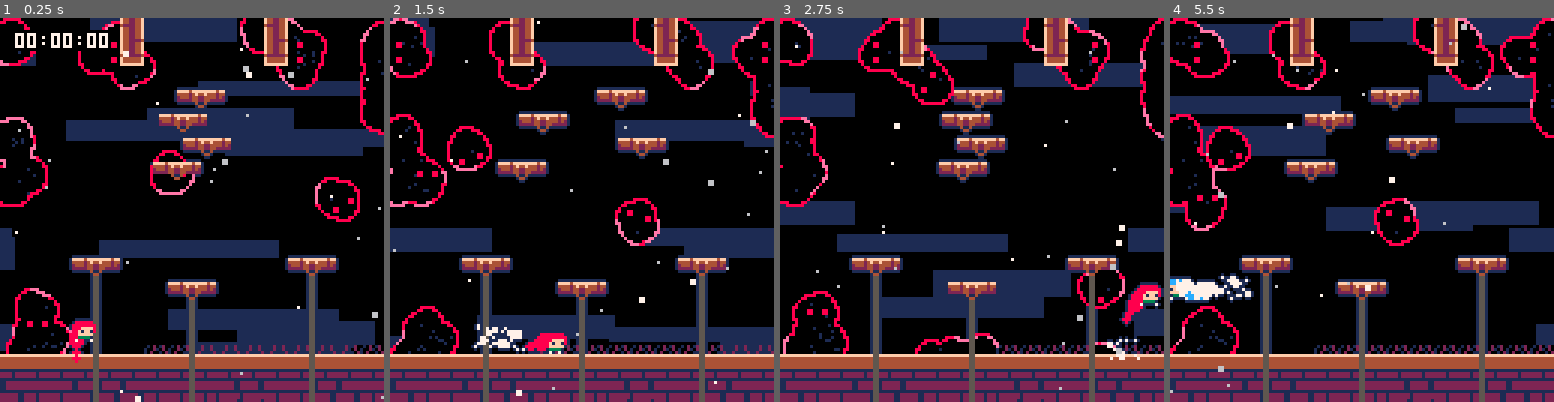
Above: before the commit, frames 1-4 (left to right).
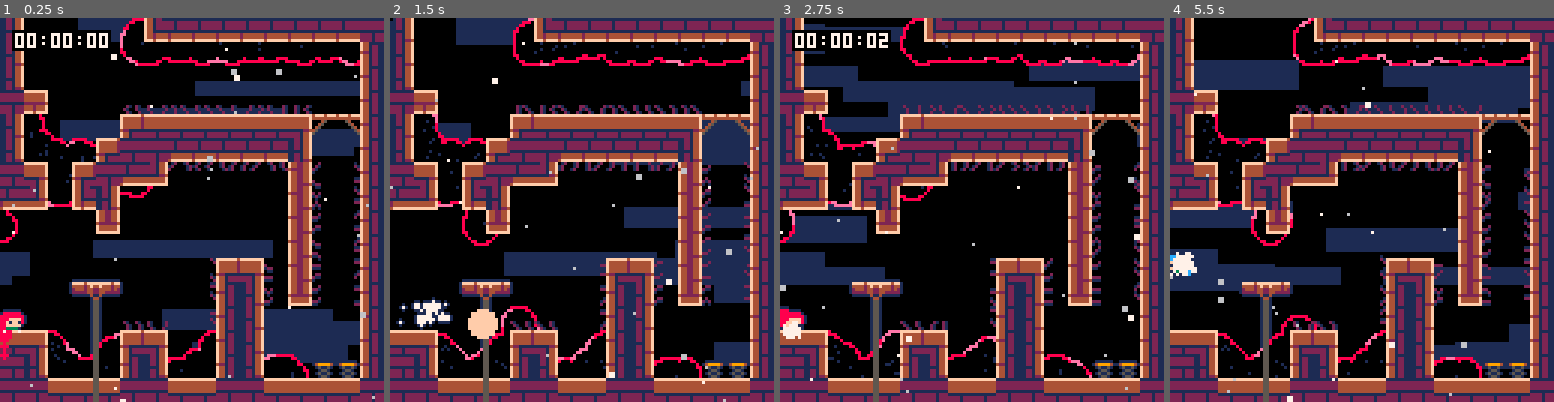
Above: after the commit, the same moments.

Repository: CelesteClassic/newleste.p8
Game: PICO-8 cartridge resort.p8
Two runs of this game, one before a commit and one after it. Both use one fixed random seed, a clock stepped at 60 frames per second and the inputs below.
Inputs:
- Up to frame 1 (0.25 s): no input
- Up to frame 2 (1.5 s): tap X (X key) at 0.33, 1.07 s; tap O (Z key) at 0.7 s
- Up to frame 3 (2.75 s): hold Right 1.6-2.1 s; tap O (Z key) at 1.7, 2.1, 2.5 s; tap X (X key) at 1.85 s; hold Up 2.15-2.42 s; hold Right from 2.47 s (still down)
- Up to frame 4 (5.5 s): tap O (Z key) every 0.4 s from 2.9 to 5.3 s; tap X (X key) at 2.97, 4.08, 5.2 s; release Right at 3.03 s; hold Left 3.08-3.58 s; hold Down 3.63-3.97 s; hold Right 4.02-4.68 s; hold Up 4.73-5.03 s; hold Left from 5.08 s (still down)

The runs differ from the first frame. In frame 1, 48% of the frame differs, in the area x 0-100%, y 0-100%; in frame 2, 60%; in frame 3, 62%; in frame 4, 63%.

Commit message:
Fuzzy Spawners working in all dirs
Not super performant though, also spinning fuzzies (especially counterclockwise) aren't behaving 100% right

Diff:
--- a/resort.p8
+++ b/resort.p8
@@ -717,7 +717,7 @@
     if (fget(tile_at(x/8,(y/8)-1),6)) y-=4
     outline=false
     t=0
-    if (check(fuzz_spawn,0,0)~=nil) then
+    if (mget(x/8,y/8)>=66 and mget(x/8,y/8)<=69) then
       hitbox=rectangle(1,1,6,6)
       spawned=true
     else
@@ -742,15 +742,33 @@
     --destroy_object(_ENV)
     player_was_here=false
     t=-1
+    seed=rnd"128"
+    seed2=rnd"256"
+    dir_x = sprite==68 and 1 or sprite==69 and -1 or 0
+    dir_y = sprite==66 and 1 or sprite==67 and -1 or 0
   end,
   update=function(_ENV)
-    if (player_here()) player_was_here=true
-    if (player_was_here and not player_here() and t==-1) t=10
+    seed+=rnd"0.1"
+    seed2+=rnd"0.1"
+    if (player_here()) hidden=true player_was_here=true
+    if (player_was_here and not player_here() and t==-1) t=5
     if (t>0) t-=1
-    if (t==0) then
+    if (t==0) then -- create the actual fuzzies
       init_object(still_fuzz,x,y,63)
       --init_object(smoke,x-4,y+2,26)
       destroy_object(_ENV)
+    end
+  end,
+  draw=function(_ENV)
+    --if (hidden) return
+    for i=0,1 do
+      k=2+i*4
+      for j=0,player_was_here and 1 or 2 do
+        -- wiggle wiggle wiggle wiggle wiggle, yeah
+        if (j>0) k+=mid(-1,round(sin((j/3)*(i==0 and seed or seed2 +time()/4))-0.4),1)
+        pset(x+(dir_y~=0 and k or 0)+(1*dir_y)+(j*dir_x)+(dir_x==-1 and 8 or 0),y+(dir_x~=0 and k or 0)+(dir_y==1 and 7 or 0)-(j*dir_y)+(1*dir_x),1) -- shading
+        pset(x+(dir_y~=0 and k or 0)+(j*dir_x)+(dir_x==-1 and 8 or 0),y+(dir_x~=0 and k or 0)+(dir_y==1 and 7 or 0)-(j*dir_y),2) -- line
+      end
     end
   end
 }
@@ -977,6 +995,9 @@
 64,fuzz
 65,fuzz
 66,fuzz_spawn
+67,fuzz_spawn
+68,fuzz_spawn
+69,fuzz_spawn
 ]],"\n"),function(t)
  local tile,obj=unpack(split(t))
  tiles[tile]=_ENV[obj]
@@ -1481,27 +1502,38 @@
 -->8
 --[map metadata]
 
+--@conf
+--[[param_names = {}
+autotiles = {{52, 54, 53, 39, 33, 35, 34, 55, 49, 51, 50, 48, 36, 38, 37, 72, [0] = 32}, {114, 116, 115, 69, 66, 68, 67, 101, 98, 100, 99, 85, 82, 84, 83, [0] = 117}, {40, 40, 40, 40, 58, 57, 40, 40, 42, 41, 40, 40, 40, 40, 40, 16, 56, 88, 103, 104, [0] = 40}}
+]]
 --@begin
 --level table
 --"x,y,w,h,exit_dirs"
 --exit directions "0b"+"exit_left"+"exit_bottom"+"exit_right"+"exit_top" (default top- 0b0001)
 levels={
-  "0,0,1,1",
-  "1,0,1,1",
-  "2,0,1,1"
+  "0,0,1,1,0b0001",
+  "1,0,1,1,0b0001",
+  "2,0,1,1,0b0001",
+  "3,0,1,1,0b0001"
 }
 
 --<camtrigger>--
 --camera trigger hitboxes
 --"x,y,w,h,off_x,off_y"
 camera_offsets={
+  {},
+  {},
+  {},
+  {}
 }
 --</camtrigger>--
 
 --mapdata string table
 --assigned levels will load from here instead of the map
 mapdata={
+  [3] = "26000000003f3132323232323232322526000000003f3f3f3f3f3f3f3f3f3f242600000000000000000000000000002425360000004242424242424242000024263f0000002122222222222223141624263f3f3f21252532323232322600002425233f2125323343434343433044452432333f31263d000000000000304445243e00000037000000000000003044452400000000000000000000000030444524000000000000000045212344304445240000001d0000000045242644374445240100000000424200452426000000002422233f003f2123003f2426000000002425263f3f3f24263f3f24263f3f09092425252222222525222225252222222225"
 }
+local __init = _init function _init() __init() load_level(3) music(-1) end
 --@end
 
 
@@ -1719,152 +1751,256 @@
 
 
 
+…(88 lines of a section not shown)…
 __gff__
 0000000000000000000000000000000002020202080808000000000000000000464343434346434346040404040000004343434343434343460404040420206020200000000000000000000000000000000000000000000000000000000000000000000000000000000000000000000000000000000000000000000000000000
 0000000000000000000000000000000000000000000000000000000000000000000000000000000000000000000000000000000000000000000000000000000000000000000000000000000000000000000000000000000000000000000000000000000000000000000000000000000000000000000000000000000000000000
 __map__
-3f0000003f30000000003f303f00003f25202525282525252600000024253838313232323232323300000000000000000000000000000000000000000000000000000000000000000000000000000000000000000000000000000000000000000000000000000000000000000000000000000000000000000000000000000000
-3f00003e3f370000000000373f3e003f25252828252525252600000024253825003f0000003f000000000000000000000000000000000000000000000000000000000000000000000000000000000000000000000000000000000000000000000000000000000000000000000000000000000000000000000000000000000000
-00000000003f0000000000003f00003f25252820252532323300000024253825003d0000003d000000000000000000000000000000000000000000000000000000000000000000000000000000000000000000000000000000000000000000000000000000000000000000000000000000000000000000000000000000000000
-000000000000002d0000002f0000003f253232323226000000000000242528280000003d0000003d00000000000000000000000000000000000000000000000000000000000000000000000000000000000000000000000000000000000000000000000000000000000000000000000000000000000000000000000000000000
-3f0000002f0000002e0000000000003f260000000030000000000000242525250000003f0000003f00000000000000000000000000000000000000000000000000000000000000000000000000000000000000000000000000000000000000000000000000000000000000000000000000000000000000000000000000000000
-3f0000000000002d000000002f0000002600001d0037000000003f3f24253838212222222222222300000000000000210000000000000000000000000000000000000000000000000000000000000000000000000000000000000000000000000000000000000000000000000000000000000000000000000000000000000000
-3f3f002f000000002e000000400000002600000000000000003f212220282025313232323232323300000000000000240000000000000000000000000000000000000000000000000000000000000000000000000000000000000000000000000000000000000000000000000000000000000000000000000000000000000000
-3f0000000041000000000000000000002600000000000000003f3132323232382300000000000027000000001d0000240000000000000000000000000000000000000000000000000000000000000000000000000000000000000000000000000000000000000000000000000000000000000000000000000000000000000000
-00000000000000000000000000000000263f000000000000003f3f3f3f3f3f242600000000000030000000003f3f3f240000000000000000000000000000000000000000000000000000000000000000000000000000000000000000000000000000000000000000000000000000000000000000000000000000000000000000
-00000000000000000000000000000000263f3f00000000000000000000003f2426000000000100303f003e3f212222200000000000000000000000000000000000000000000000000000000000000000000000000000000000000000000000000000000000000000000000000000000000000000000000000000000000000000
-0000001d00000000000000001d000000263f000000000000000000001d003f2426000000343536373f3e003f312020200000000000000000000000000000000000000000000000000000000000000000000000000000000000000000000000000000000000000000000000000000000000000000000000000000000000000000
-003d00000000001d0000000000000000263f3f000000000000000000000c3f24260000003f3f3f3f000000003f2420200000000000000000000000000000000000000000000000000000000000000000000000000000000000000000000000000000000000000000000000000000000000000000000000000000000000000000
-003f0000000000000000000000000000263f3f3f010000000000003f3f3f3f242600000000000000000000003f2420200000000000000000000000000000000000000000000000000000000000000000000000000000000000000000000000000000000000000000000000000000000000000000000000000000000000000000
-3f3f3f010000424242424242424242423822231415162123000000212222222026002d00000000000000002f3f2420200000000000000000000000000000000000000000000000000000000000000000000000000000000000000000000000000000000000000000000000000000000000000000000000000000000000000000
-2222222222222222222222222222222225252600000024263f3f3f24252525252600000000000000000000003f2420200000000000000000000000000000000000000000000000000000000000000000000000000000000000000000000000000000000000000000000000000000000000000000000000000000000000000000
-20252520202025252538382525202025252526000000243822222220252525252600000000000000000000003f2420200000000000000000000000000000000000000000000000000000000000000000000000000000000000000000000000000000000000000000000000000000000000000000000000000000000000000000
-…(129 lines of a section not shown)…
+3f0000003f30000000003f303f00003f25202525282525252600000024253838000000000000000000000000000000003132323232323233000000000000000000000000000000000000000000000000000000000000000000000000000000000000000000000000000000000000000000000000000000000000000000000000
+3f00003e3f370000000000373f3e003f2525282825252525260000002425382500000000000000000000000000000000003f0000003f0000000000000000000000000000000000000000000000000000000000000000000000000000000000000000000000000000000000000000000000000000000000000000000000000000
+00000000003f0000000000003f00003f2525282025253232330000002425382500000000000000000000000000000000003d0000003d0000000000000000000000000000000000000000000000000000000000000000000000000000000000000000000000000000000000000000000000000000000000000000000000000000
+000000000000002d0000002f0000003f25323232322600000000000024252828000000000000000000000000000000000000003d0000003d000000000000000000000000000000000000000000000000000000000000000000000000000000000000000000000000000000000000000000000000000000000000000000000000
+3f0000002f0000002e0000000000003f26000000003000000000000024252525000000000000000000000000000000000000003f0000003f000000000000000000000000000000000000000000000000000000000000000000000000000000000000000000000000000000000000000000000000000000000000000000000000
+3f0000000000002d000000002f0000002600001d0037000000003f3f24253838000000000000000000000000000000002122222222222223000000000000002100000000000000000000000000000000000000000000000000000000000000000000000000000000000000000000000000000000000000000000000000000000
+3f3f002f000000002e000000400000002600000000000000003f212220282025000000000000000000000000000000003132323232323233000000000000002400000000000000000000000000000000000000000000000000000000000000000000000000000000000000000000000000000000000000000000000000000000
+3f0000000041000000000000000000002600000000000000003f313232323238000000000000000000000000000000002300000000000027000000001d00002400000000000000000000000000000000000000000000000000000000000000000000000000000000000000000000000000000000000000000000000000000000
+00000000000000000000000000000000263f000000000000003f3f3f3f3f3f24000000000000000000000000000000002600000000000030000000003f3f3f2400000000000000000000000000000000000000000000000000000000000000000000000000000000000000000000000000000000000000000000000000000000
+00000000000000000000000000000000263f3f00000000000000000000003f240000000000000000000000000000000026000000000100303f003e3f2122222000000000000000000000000000000000000000000000000000000000000000000000000000000000000000000000000000000000000000000000000000000000
+0000001d00000000000000001d000000263f000000000000000000001d003f240000000000000000000000000000000026000000343536373f3e003f3120202000000000000000000000000000000000000000000000000000000000000000000000000000000000000000000000000000000000000000000000000000000000
+003d00000000001d0000000000000000263f3f000000000000000000000c3f2400000000000000000000000000000000260000003f3f3f3f000000003f24202000000000000000000000000000000000000000000000000000000000000000000000000000000000000000000000000000000000000000000000000000000000
+003f0000000000000000000000000000263f3f3f010000000000003f3f3f3f24000000000000000000000000000000002600000000000000000000003f24202000000000000000000000000000000000000000000000000000000000000000000000000000000000000000000000000000000000000000000000000000000000
+3f3f3f01000042424242424242424242382223141516212300000021222222200000000000000000000000000000000026002d00000000000000002f3f24202000000000000000000000000000000000000000000000000000000000000000000000000000000000000000000000000000000000000000000000000000000000
+2222222222222222222222222222222225252600000024263f3f3f2425252525000000000000000000000000000000002600000000000000000000003f24202000000000000000000000000000000000000000000000000000000000000000000000000000000000000000000000000000000000000000000000000000000000
+2025252020202525253838252520202525252600000024382222222025252525000000000000000000000000000000002600000000000000000000003f24202000000000000000000000000000000000000000000000000000000000000000000000000000000000000000000000000000000000000000000000000000000000
+0000000000000000000000000000000000000000000000000000000000000000000000000000000000000000000000000000000000000000000000000000000000000000000000000000000000000000000000000000000000000000000000000000000000000000000000000000000000000000000000000000000000000000
+0000000000000000000000000000000000000000000000000000000000000000000000000000000000000000000000000000000000000000000000000000000000000000000000000000000000000000000000000000000000000000000000000000000000000000000000000000000000000000000000000000000000000000
+0000000000000000000000000000000000000000000000000000000000000000000000000000000000000000000000000000000000000000000000000000000000000000000000000000000000000000000000000000000000000000000000000000000000000000000000000000000000000000000000000000000000000000
+0000000000000000000000000000000000000000000000000000000000000000000000000000000000000000000000000000000000000000000000000000000000000000000000000000000000000000000000000000000000000000000000000000000000000000000000000000000000000000000000000000000000000000
+0000000000000000000000000000000000000000000000000000000000000000000000000000000000000000000000000000000000000000000000000000000000000000000000000000000000000000000000000000000000000000000000000000000000000000000000000000000000000000000000000000000000000000
+0000000000000000000000000000000000000000000000000000000000000000000000000000000000000000000000000000000000000000000000000000000000000000000000000000000000000000000000000000000000000000000000000000000000000000000000000000000000000000000000000000000000000000
+0000000000000000000000000000000000000000000000000000000000000000000000000000000000000000000000000000000000000000000000000000000000000000000000000000000000000000000000000000000000000000000000000000000000000000000000000000000000000000000000000000000000000000
+0000000000000000000000000000000000000000000000000000000000000000000000000000000000000000000000000000000000000000000000000000000000000000000000000000000000000000000000000000000000000000000000000000000000000000000000000000000000000000000000000000000000000000
+0000000000000000000000000000000000000000000000000000000000000000000000000000000000000000000000000000000000000000000000000000000000000000000000000000000000000000000000000000000000000000000000000000000000000000000000000000000000000000000000000000000000000000
+0000000000000000000000000000000000000000000000000000000000000000000000000000000000000000000000000000000000000000000000000000000000000000000000000000000000000000000000000000000000000000000000000000000000000000000000000000000000000000000000000000000000000000
+0000000000000000000000000000000000000000000000000000000000000000000000000000000000000000000000000000000000000000000000000000000000000000000000000000000000000000000000000000000000000000000000000000000000000000000000000000000000000000000000000000000000000000
+0000000000000000000000000000000000000000000000000000000000000000000000000000000000000000000000000000000000000000000000000000000000000000000000000000000000000000000000000000000000000000000000000000000000000000000000000000000000000000000000000000000000000000
+0000000000000000000000000000000000000000000000000000000000000000000000000000000000000000000000000000000000000000000000000000000000000000000000000000000000000000000000000000000000000000000000000000000000000000000000000000000000000000000000000000000000000000
+0000000000000000000000000000000000000000000000000000000000000000000000000000000000000000000000000000000000000000000000000000000000000000000000000000000000000000000000000000000000000000000000000000000000000000000000000000000000000000000000000000000000000000
+0000000000000000000000000000000000000000000000000000000000000000000000000000000000000000000000000000000000000000000000000000000000000000000000000000000000000000000000000000000000000000000000000000000000000000000000000000000000000000000000000000000000000000
+0000000000000000000000000000000000000000000000000000000000000000000000000000000000000000000000000000000000000000000000000000000000000000000000000000000000000000000000000000000000000000000000000000000000000000000000000000000000000000000000000000000000000000
+…(129 lines of a section not shown)…
Not shown, changed: 184 lines of the sprite sheet (__gfx__) section of resort.p8
